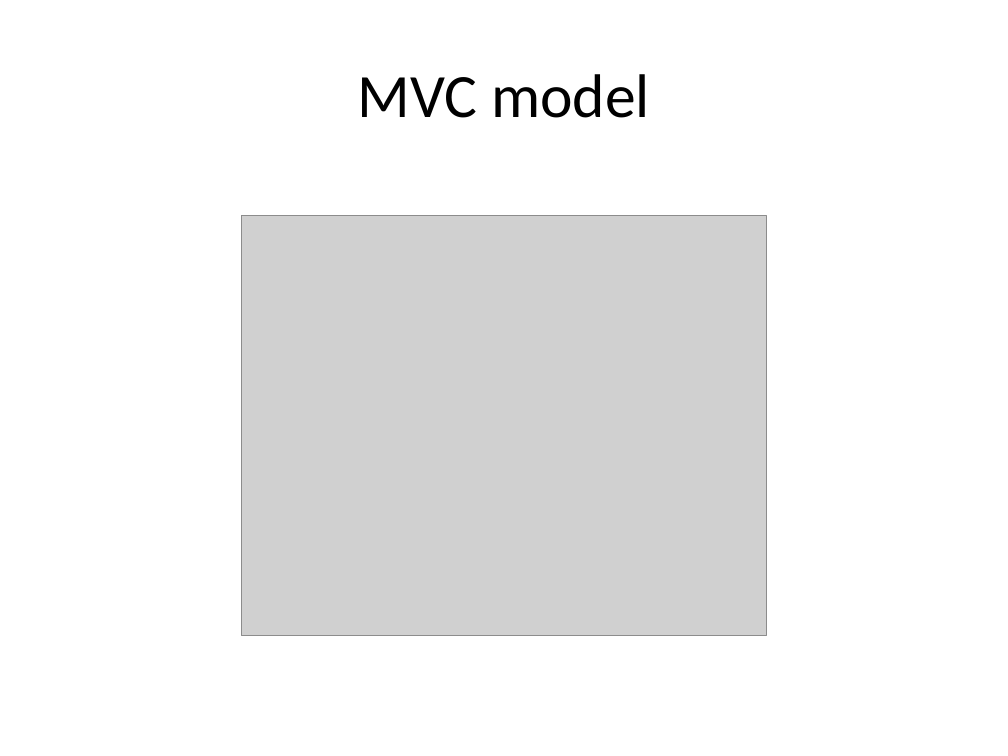
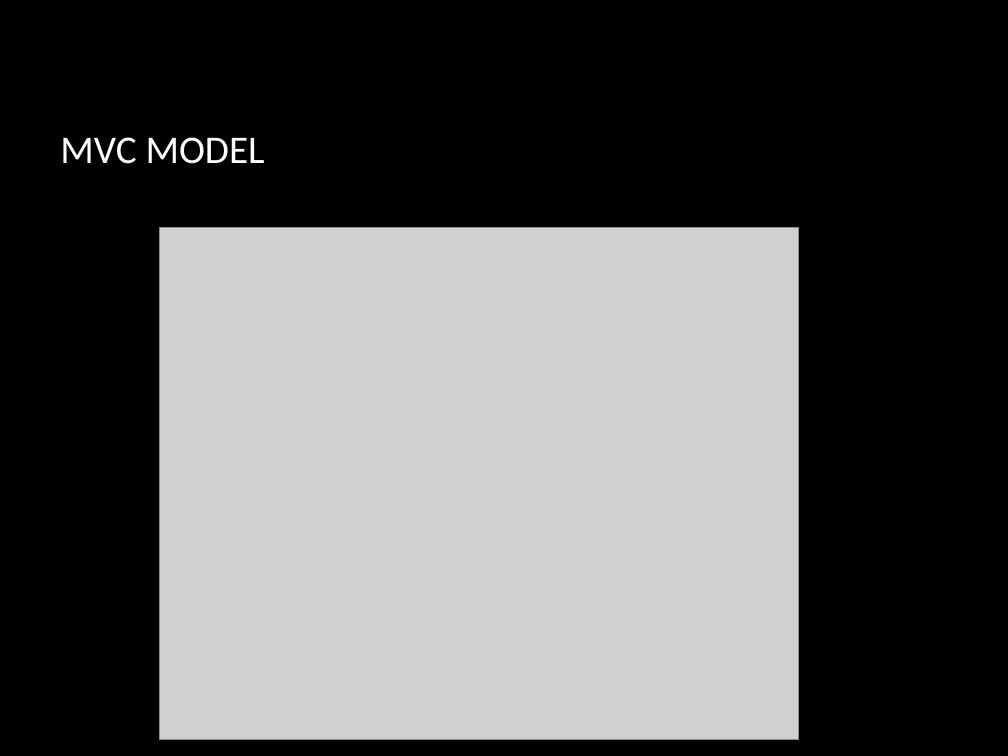
Before and after one commit to hmtri92/final-project, a slide deck: slide 5 of document/slide.pptx. Drawn at 1008x756 pixels with LibreOffice and Linux fonts; fonts in the diff are those of the drawing; grey boxes stand for pictures; background and template pictures are left out. Boxes give left, top, right and bottom in pixels: in the first picture for what was removed or moved away, otherwise in the second. Text is boxed around its words. In the diff, an @@ line names an element or a change of style, - is before the commit and + after.

```diff
--- a/document/slide.pptx
+++ b/document/slide.pptx
@@ background #FFFFFF to picture (left out) @@
@@ title at [60, 137, 265, 164]: text changed; size 44 to 28 pt; text colour #000000 to #FFFFFF @@
-MVC model
+MVC MODEL
@@ picture: place and size @@
-picture at [242, 216, 767, 636]
+picture at [159, 228, 798, 739]
```
Also in this commit, not shown: 7 other slides changed.
